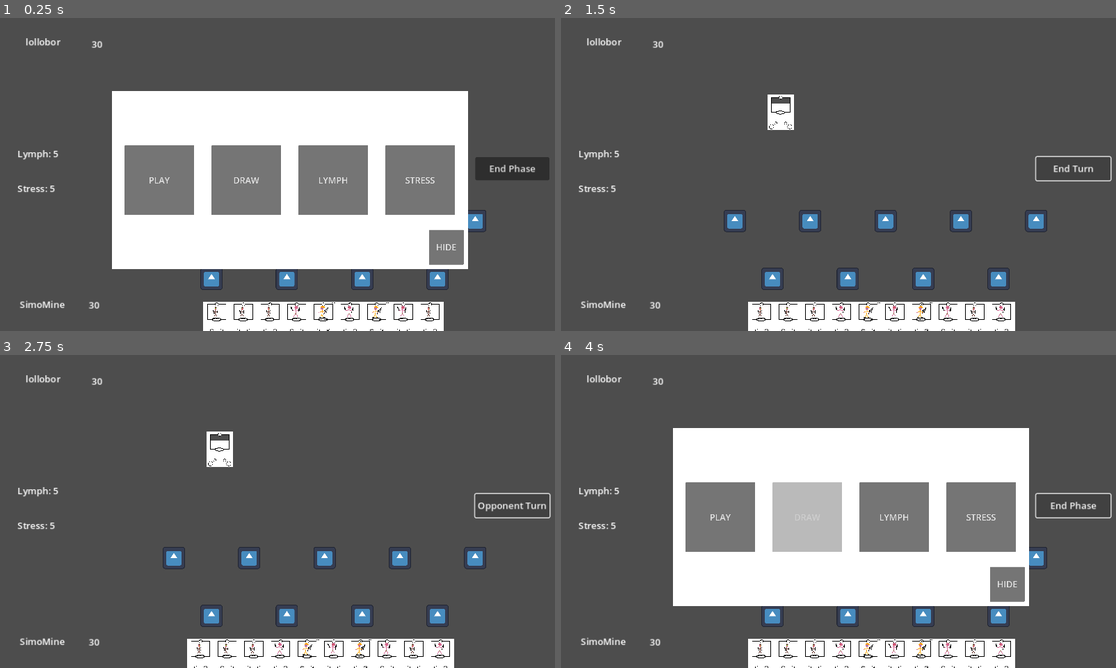
Above: before the commit, frames 1-4 (two rows, left to right).
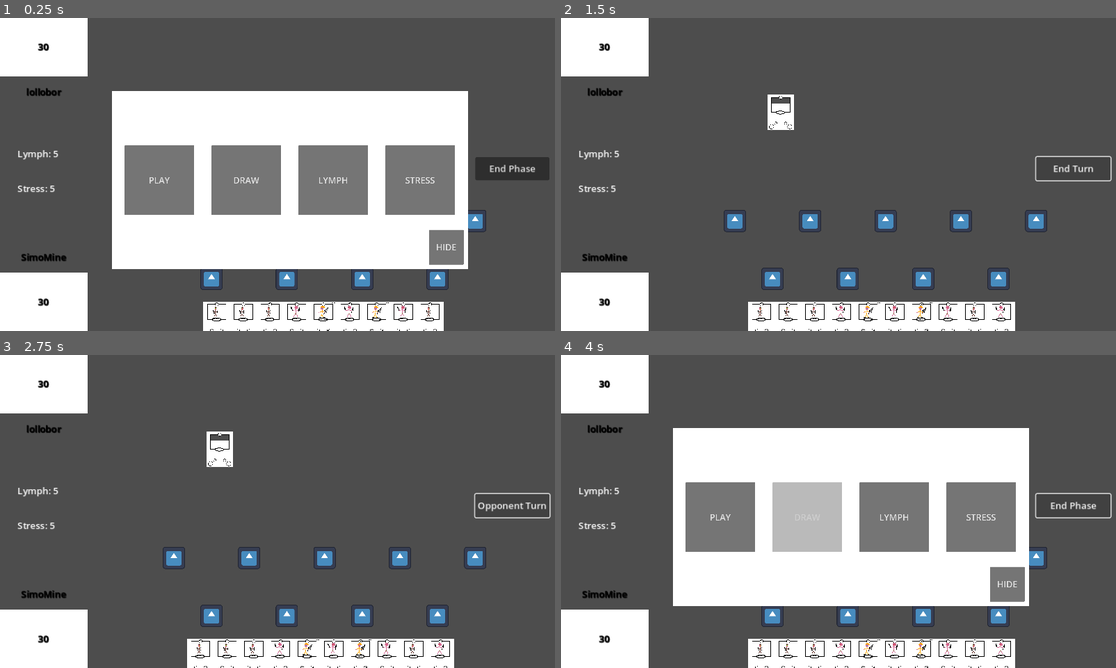
Above: after the commit, the same moments.

Repository: lollo004/gokard
Game: Godot game, scene res://Scenes/MainScene.tscn
Same seed, same stepped clock (60 frames per second), same inputs: the game is played once before the commit and once after it. The engine's default icon, where the game draws it, is replaced by a stand-in: a white triangle on a blue panel in a dark square.
Inputs:
- Up to frame 1 (0.25 s): no input
- Up to frame 2 (1.5 s): click "DRAW" at 0.5 s; click "End Phase" at 1.25 s
- Up to frame 3 (2.75 s): click "End Turn" at 2 s
- Up to frame 4 (4 s): click "Opponent Turn" at 2.75 s; click "Opponent Turn" at 3.5 s

The runs differ from the first frame. In frame 1, 6.2% of the frame differs, in the area x 0-19%, y 0-100%; in frame 2, 6.2%; in frame 3, 6.2%; in frame 4, 6.2%.

Commit message:
MILESTONE #2 general game system finished, also implemented win and lose controls, some minor bug fixed

Diff:
--- a/Scenes/GameController.tscn
+++ b/Scenes/GameController.tscn
@@ -1,9 +1,10 @@
-[gd_scene load_steps=6 format=3 uid="uid://d252ftuaio4r8"]
+[gd_scene load_steps=7 format=3 uid="uid://d252ftuaio4r8"]
 
 [ext_resource type="Script" path="res://Scripts/GameController.gd" id="1_pfy42"]
 [ext_resource type="PackedScene" uid="uid://haworbi8gah1" path="res://Scenes/Positioner.tscn" id="2_m0e23"]
 [ext_resource type="Script" path="res://Scripts/GUIManagement.gd" id="3_ows3f"]
 [ext_resource type="PackedScene" uid="uid://bp6kelnxloeu" path="res://Scenes/Cards/Card.tscn" id="5_h3syu"]
+[ext_resource type="PackedScene" uid="uid://bc04oldvebs2w" path="res://Scenes/Hero.tscn" id="5_oher5"]
 [ext_resource type="PackedScene" uid="uid://c3ccrckpghnpv" path="res://Scenes/TurnSelecter.tscn" id="6_uxtal"]
 
 [node name="Game Controller" type="Control" groups=["Deactivable", "GameManager"]]
@@ -17,6 +18,8 @@
 stress = 5
 turn = "player"
 phase = "defense"
+player_name = "SimoMine"
+enemy_name = "lollobor"
 
 [node name="Card Position" type="Node" parent="."]
 
@@ -91,47 +94,65 @@
 
 [node name="Player" type="Node" parent="GUI"]
 
-[node name="Player Name" type="Label" parent="GUI/Player"]
-offset_left = -3.0
-offset_top = 467.0
-offset_right = 149.0
-offset_bottom = 522.0
-text = "SimoMine"
+[node name="Player" parent="GUI/Player" groups=["PLAYER"] instance=ExtResource("5_oher5")]
+position = Vector2(75, 490)
+Team = "player"
+
+[node name="Player Name" type="Label" parent="GUI/Player" groups=["Player_Name"]]
+offset_top = 385.0
+offset_right = 150.0
+offset_bottom = 440.0
+theme_override_colors/font_color = Color(0, 0, 0, 1)
+theme_override_colors/font_shadow_color = Color(0, 0, 0, 1)
+theme_override_colors/font_outline_color = Color(0, 0, 0, 1)
+text = "player name"
 horizontal_alignment = 1
 vertical_alignment = 1
 
-[node name="Player Life" type="Label" parent="GUI/Player"]
-offset_left = 143.0
-offset_top = 484.0
-offset_right = 183.0
-offset_bottom = 507.0
-text = "30"
+[node name="Player Life" type="Label" parent="GUI/Player" groups=["Player_Life"]]
+offset_left = 55.0
+offset_top = 475.0
+offset_right = 95.0
+offset_bottom = 505.0
+theme_override_colors/font_color = Color(0, 0, 0, 1)
+theme_override_colors/font_shadow_color = Color(0, 0, 0, 1)
+theme_override_colors/font_outline_color = Color(0, 0, 0, 1)
+text = "0"
 horizontal_alignment = 1
 vertical_alignment = 1
 
 [node name="Enemy" type="Node" parent="GUI"]
 
-[node name="Enemy Name" type="Label" parent="GUI/Enemy"]
-offset_left = 23.0
-offset_top = 15.0
-offset_right = 126.0
-offset_bottom = 69.0
-text = "lollobor"
+[node name="Enemy" parent="GUI/Enemy" groups=["ENEMY"] instance=ExtResource("5_oher5")]
+position = Vector2(75, 50)
+Team = "enemy"
+
+[node name="Enemy Name" type="Label" parent="GUI/Enemy" groups=["Enemy_Name"]]
+offset_top = 100.0
+offset_right = 150.0
+offset_bottom = 155.0
+theme_override_colors/font_color = Color(0, 0, 0, 1)
+theme_override_colors/font_shadow_color = Color(0, 0, 0, 1)
+theme_override_colors/font_outline_color = Color(0, 0, 0, 1)
+text = "enemy name"
 horizontal_alignment = 1
 vertical_alignment = 1
 
-[node name="Enemy Life" type="Label" parent="GUI/Enemy"]
-offset_left = 148.0
-offset_top = 33.0
-offset_right = 188.0
-offset_bottom = 59.0
-text = "30"
+[node name="Enemy Life" type="Label" parent="GUI/Enemy" groups=["Enemy_Life"]]
+offset_left = 55.0
+offset_top = 35.0
+offset_right = 95.0
+offset_bottom = 65.0
+theme_override_colors/font_color = Color(0, 0, 0, 1)
+theme_override_colors/font_shadow_color = Color(0, 0, 0, 1)
+theme_override_colors/font_outline_color = Color(0, 0, 0, 1)
+text = "0"
 horizontal_alignment = 1
 vertical_alignment = 1
 
 [node name="Enemy Test Card" parent="." instance=ExtResource("5_h3syu")]
 position = Vector2(379, 163)
-Health = 1
+Health = 3
 Attack = 1
 Speed = 1
 Weight = 1
--- /dev/null
+++ b/Scenes/Hero.tscn
@@ -0,0 +1,21 @@
+[gd_scene load_steps=4 format=3 uid="uid://bc04oldvebs2w"]
+
+[ext_resource type="Texture2D" uid="uid://dq7meuos2i3le" path="res://Resources/Images/Card0.png" id="1_dp78f"]
+[ext_resource type="Script" path="res://Scripts/Hero.gd" id="1_qbw3r"]
+
+[sub_resource type="RectangleShape2D" id="RectangleShape2D_bncrx"]
+size = Vector2(1531, 1023)
+
+[node name="Hero" type="Area2D" groups=["Hero"]]
+scale = Vector2(0.1, 0.1)
+script = ExtResource("1_qbw3r")
+
+[node name="Sprite2D" type="Sprite2D" parent="."]
+texture = ExtResource("1_dp78f")
+
+[node name="CollisionShape2D" type="CollisionShape2D" parent="."]
+position = Vector2(-0.5, 3.5)
+shape = SubResource("RectangleShape2D_bncrx")
+
+[connection signal="area_entered" from="." to="." method="_on_area_entered"]
+[connection signal="area_exited" from="." to="." method="_on_area_exited"]
--- a/Scripts/GUIManagement.gd
+++ b/Scripts/GUIManagement.gd
@@ -16,6 +16,9 @@
 
 	get_tree().get_first_node_in_group("Stress").text = "Stress: " + str(GameController.stress)
 
+	get_tree().get_first_node_in_group("Player_Life").text = str(GameController.player_health)
+	get_tree().get_first_node_in_group("Enemy_Life").text = str(GameController.enemy_health)
+
 
 func _on_turn_button_pressed():
 	if not GameController.isScreenTaken:
--- a/Scripts/GameController.gd
+++ b/Scripts/GameController.gd
@@ -2,12 +2,15 @@
 
 ### Game Values ###
 
-@export var player_healt : int = 30
-@export var enemy_healt : int = 30
+@export var player_health : int = 30
+@export var enemy_health : int = 30
 @export var lymph : int = 0
 @export var stress : int = 0
 @export var turn : String = ""
 @export var phase : String = ""
+
+@export var player_name = ""
+@export var enemy_name = ""
 
 var current_max_lymph : int = 0
 
@@ -69,6 +72,9 @@
 	get_tree().get_first_node_in_group("TurnManager").visible = true
 	current_max_lymph = lymph
 
+	get_tree().get_first_node_in_group("Player_Name").text = player_name
+	get_tree().get_first_node_in_group("Enemy_Name").text = enemy_name
+
 
 func _process(delta):
 	pass
@@ -113,18 +119,21 @@
 	if len(player_hand) > 0:
 		turnType = "play"
 
+
 func DrawCard():
 	if len(player_deck) > 0 and len(player_hand) < 10:
 		turnType = "draw"
 		DrawOneCard()
 		UpdateHand()
 
+
 func AddLymph():
 	if lymph < max_lymph:
 		turnType = "lymph"
 		lymph += 1
 		current_max_lymph += 1
 
+
 func AddStress():
 	if stress < max_stress:
 		turnType = "stress"
@@ -132,6 +141,7 @@
 
 
 ### OTHER FUNCTIONS ###
+
 
 # Deck #
 
@@ -167,6 +177,8 @@
 
 func CancelAttack(who): # Function called when an attack is cancelled
 	player_attacks.erase(who)
+	started_attack_card = null
+	selected_card_to_attack = null
 
 func DefenseResult(flag : bool): # Function called when a defense is confirmed or not setted
 	if flag:
@@ -177,11 +189,94 @@
 
 func CancelDefense(who): # Function called when a defense is cancelled
 	player_defends.erase(who)
+	started_defende_card = null
 
 func ManagePlayerDefense(): # Function that contains player defense system
-	pass
-
-func ManageEnemyDefense(): # Function that contains player defense system
+	if enemy_attacks.size() > 0:
+		if enemy_attacks.size() > player_defends.size():
+			var slowests = []
+			var targets = []
+
+			while enemy_attacks.size() > player_defends.size():
+				var first_obj = true
+
+				for i in enemy_attacks: #iterate all the attackers
+					if first_obj:
+						slowests.append(i)
+					elif i.Speed <= slowests[-1].Speed:
+						if i.Speed == slowests[-1].Speed:
+							if i.Weight > slowests[-1].Weight:
+								slowests[-1] = i
+						else:
+							slowests[-1] = i
+					first_obj = false
+
+				targets.append(enemy_attacks[slowests[-1]]) #remember his target
+				enemy_attacks.erase(slowests[-1]) #remove the slowest (it will be the last attacker)
+
+			PlayerDefense()
+
+			var x = 0
+			slowests.reverse()
+			targets.reverse()
+
+			while x < len(slowests): #attackers attack the desired target
+				Fight(slowests[x], targets[x], false)
+				x += 1
+
+		elif player_defends.size() > enemy_attacks.size(): # if there are more defenders that attackers then remove the slowest
+			while player_defends.size() > enemy_attacks.size():
+				var slowest = null
+
+				for i in player_defends: #iterate all the defenders
+					if not slowest:
+						slowest = i
+					elif i.Speed <= slowest.Speed:
+						if i.Speed == slowest.Speed:
+							if i.Weight > slowest.Weight:
+								slowest = i
+						else:
+							slowest = i
+
+				player_defends.erase(slowest) #remove the slowest
+
+			PlayerDefense()
+		else:
+			PlayerDefense()
+
+func PlayerDefense():
+	var n_times = enemy_attacks.size()
+
+	for n in n_times: # used only to make this operation for every attacker
+		var quicker_attacker
+		var quicker_defender
+
+		for i in enemy_attacks: #iterate all the attackers
+			if not quicker_attacker:
+				quicker_attacker = i
+			elif i.Speed >= quicker_attacker.Speed:
+				if i.Speed == quicker_attacker.Speed:
+					if i.Weight < quicker_attacker.Weight:
+						quicker_attacker = i
+				else:
+					quicker_attacker = i
+
+		for i in player_defends: #iterate all the defenders
+			if not quicker_defender:
+				quicker_defender = i
+			elif i.Speed >= quicker_defender.Speed:
+				if i.Speed == quicker_defender.Speed:
+					if i.Weight < quicker_defender.Weight:
+						quicker_defender = i
+				else:
+					quicker_defender = i
+
+		enemy_attacks.erase(quicker_attacker) #remove faster from the attackers
+		player_defends.erase(quicker_defender) #remove faster from the defenders
+
+		Fight(quicker_attacker, quicker_defender, true) #let's fight
+
+func ManageEnemyDefense(): # Function that contains enemy defense system
 	if player_attacks.size() > 0:
 		if player_attacks.size() > enemy_defends.size():
 			var slowests = []
@@ -279,3 +374,8 @@
 
 func Enable(flag : bool): # Function called when a menu is appearing or disappearing
 	isScreenTaken = not flag
+
+# Game Result #
+
+func GameEnds(looser): # Function called when someone dies (looser = who died)
+	print(looser.Name + " died!")
--- /dev/null
+++ b/Scripts/Hero.gd
@@ -0,0 +1,36 @@
+extends Area2D
+
+@export var Team : String = ""
+var Name : String = ""
+var Health : int = 30
+
+
+func _ready(): #Setup first datas
+	if Team == "player":
+		Name = GameController.player_name
+		Health = GameController.player_health
+	if Team == "enemy":
+		Name = GameController.enemy_name
+		Health = GameController.enemy_health
+
+
+func _process(delta): # Check if is still alive
+	if Health <= 0:
+		GameController.GameEnds(Team)
+
+	if Team == "player":
+		GameController.player_health = Health
+	if Team == "enemy":
+		GameController.enemy_health = Health
+
+
+func _on_area_entered(area):
+	if area.get_groups()[0] == "Pointer": # Getting selected by the pointer
+		if Team == "enemy":
+			GameController.selected_card_to_attack = self
+
+
+func _on_area_exited(area):
+	if area.get_groups()[0] == "Pointer": # Getting selected by the pointer
+		if Team == "enemy":
+			GameController.selected_card_to_attack = self
Not shown, removed: Cards.txt
Not shown, changed: TODO.txt
